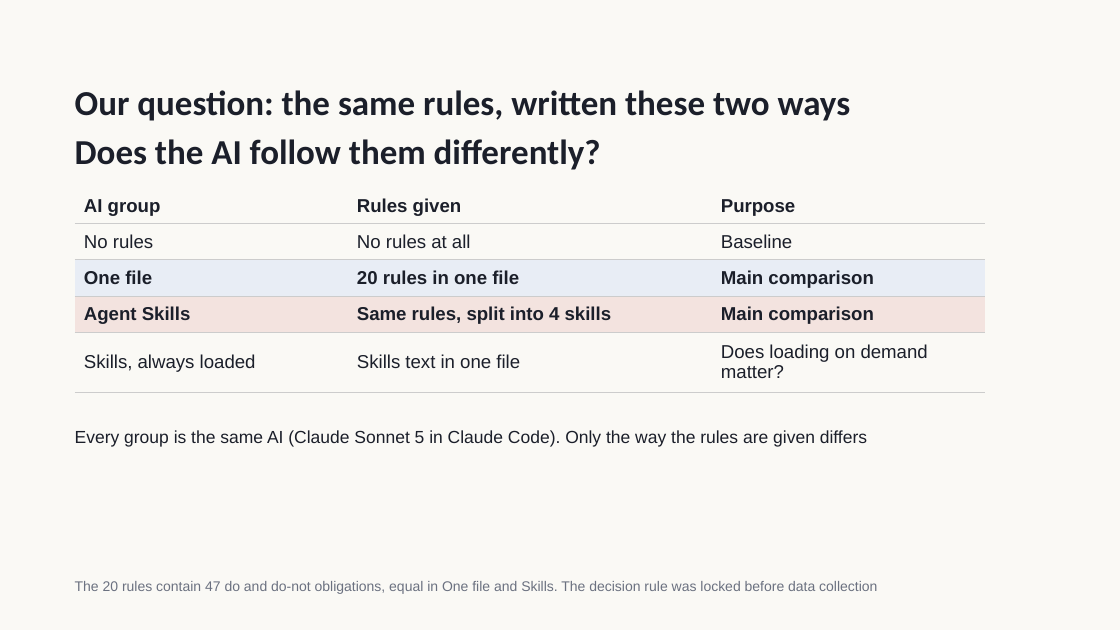
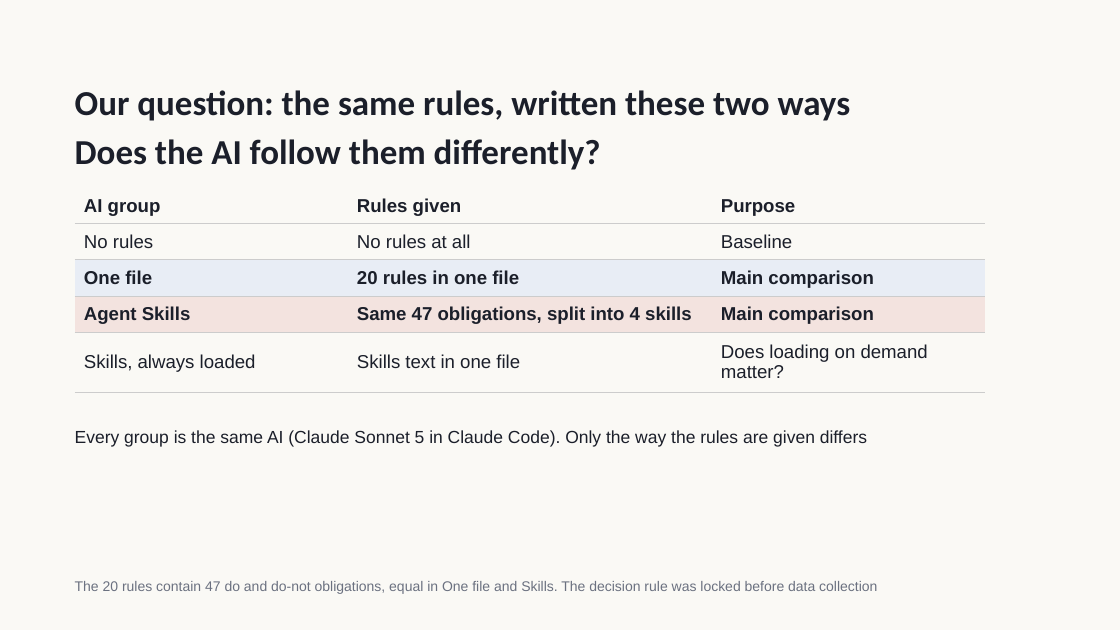
Before and after one commit to Teerapab149/skillbench, a slide deck: slide 5 of presentation-final/SkillBench-final-EN.pptx. Drawn at 1120x630 pixels with LibreOffice and Linux fonts; fonts in the diff are those of the drawing. Boxes give left, top, right and bottom in pixels: in the first picture for what was removed or moved away, otherwise in the second. Text is boxed around its words. In the diff, an @@ line names an element or a change of style, - is before the commit and + after.

```diff
--- a/presentation-final/SkillBench-final-EN.pptx
+++ b/presentation-final/SkillBench-final-EN.pptx
@@ table at [75,188,985,382] @@
-row 4, column 2: Same rules, split into 4 skills
+row 4, column 2: Same 47 obligations, split into 4 skills
```
Also in this commit, not shown: 1 other slide changed, 49 other files.
